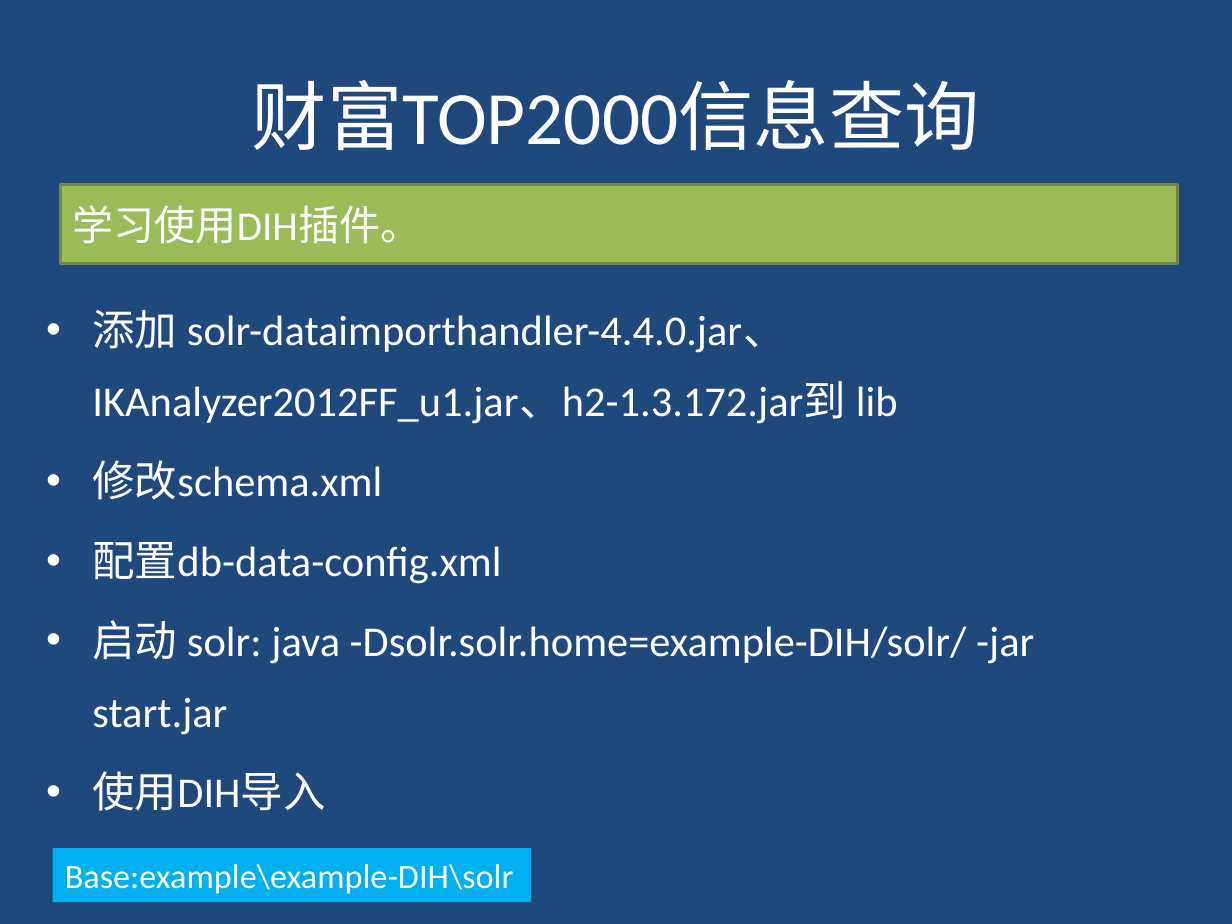
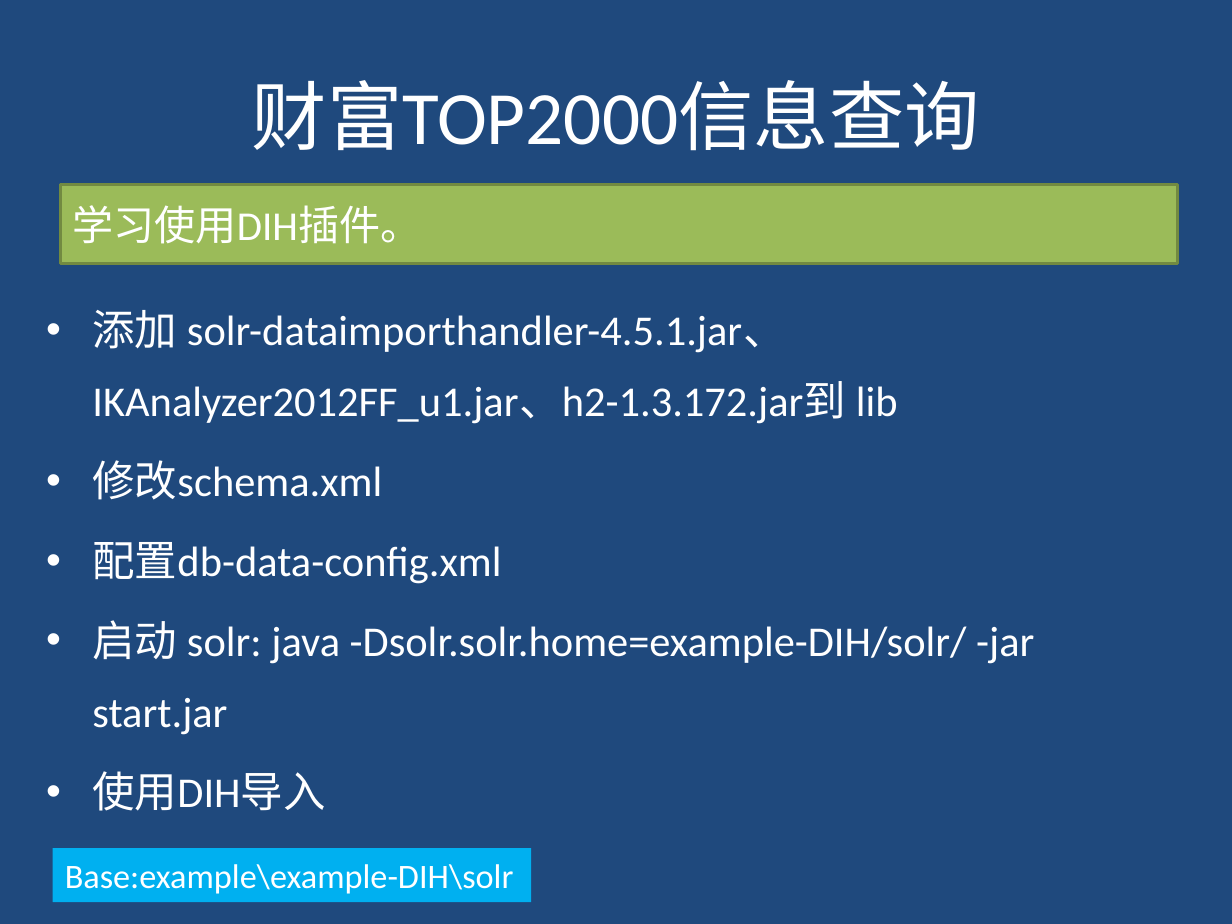
Before and after one commit to gudaoxuri/OpenTrains, a slide deck: slide 23 of Full-Text_Search/PPT/全文检索入门与实践.pptx. Drawn at 1232x924 pixels with LibreOffice and Linux fonts; fonts in the diff are those of the drawing. Boxes give left, top, right and bottom in pixels: in the first picture for what was removed or moved away, otherwise in the second. Text is boxed around its words. In the diff, an @@ line names an element or a change of style, - is before the commit and + after.

Commit message:
fix some presentation error in ppt and update solr version to 4.5.1.

```diff
--- a/Full-Text_Search/PPT/全文检索入门与实践.pptx
+++ b/Full-Text_Search/PPT/全文检索入门与实践.pptx
@@ text at bbox=[92, 310, 898, 424]: text changed @@
-• 添加 solr-dataimporthandler-4.4.0.jar、IKAnalyzer2012FF_u1.jar、h2-1.3.172.jar到 lib
+• 添加 solr-dataimporthandler-4.5.1.jar、IKAnalyzer2012FF_u1.jar、h2-1.3.172.jar到 lib
```
Also in this commit, not shown: 3 other slides changed, 3 other files.
